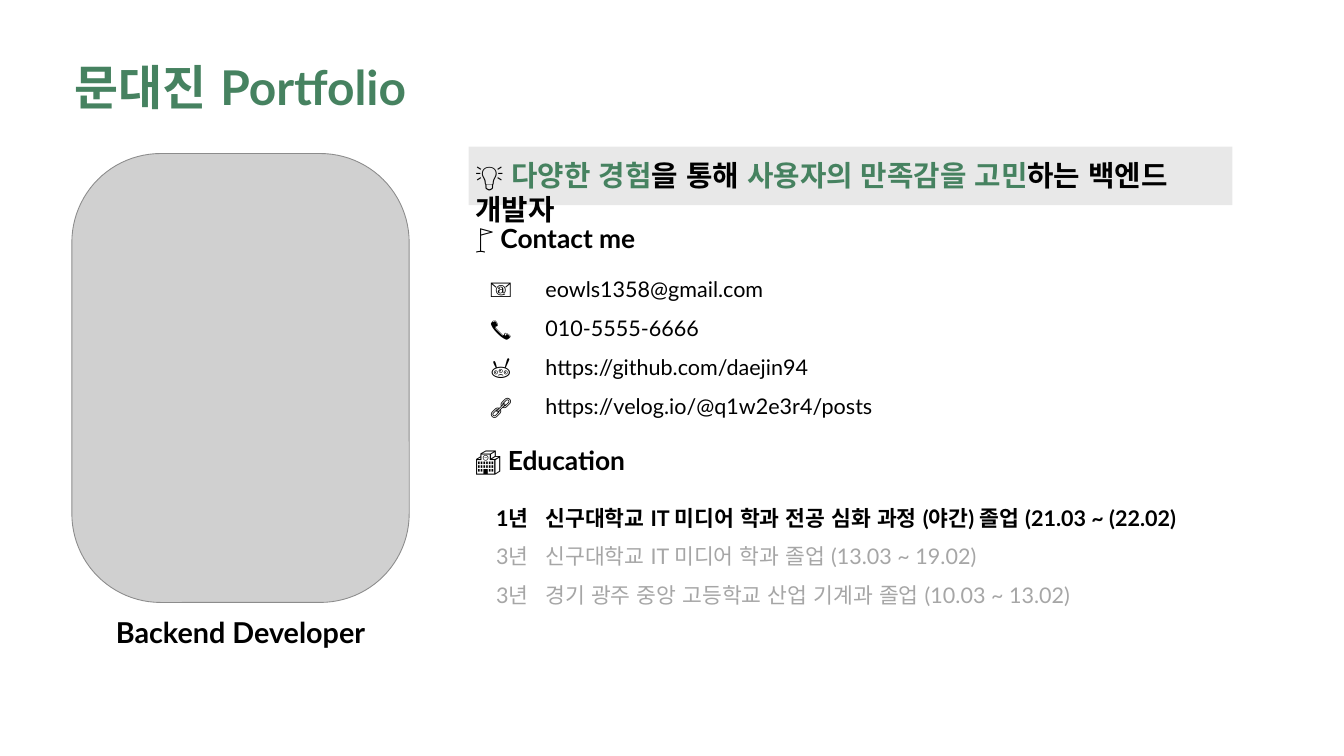
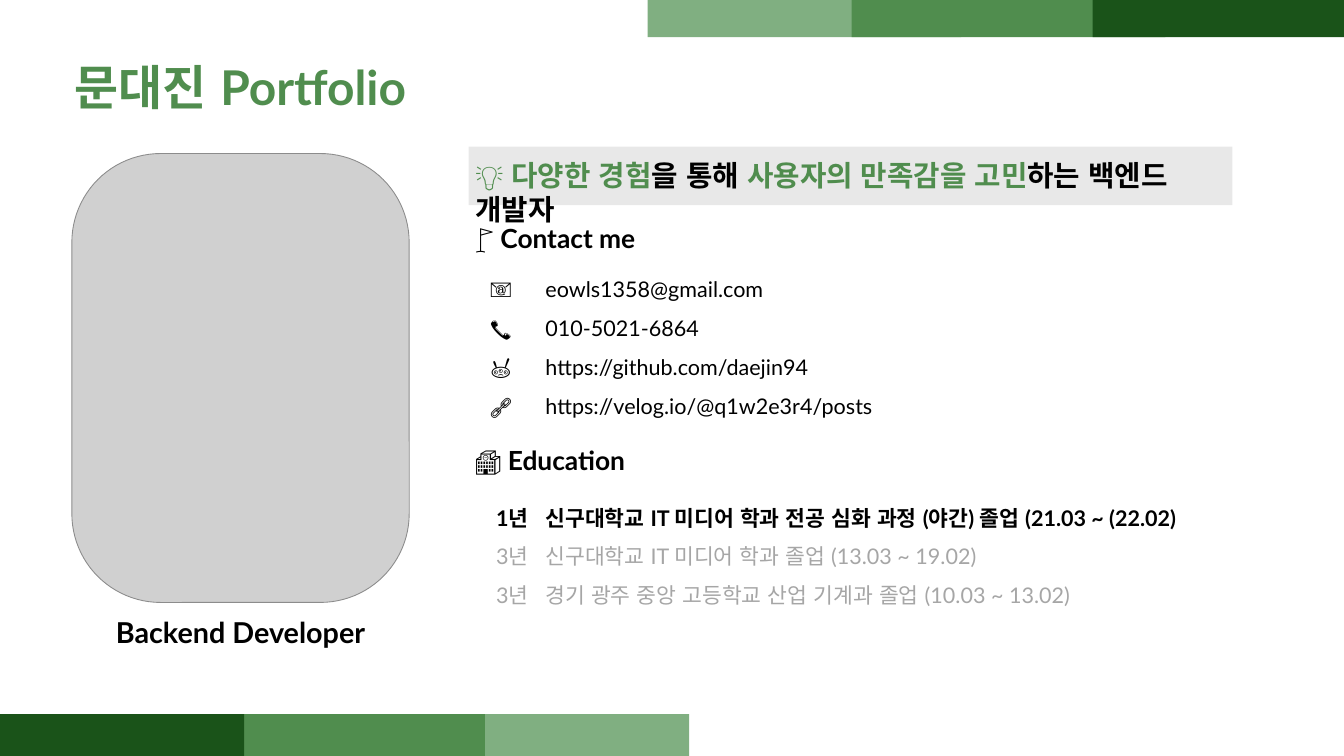
Before and after one commit to daejin94/daejin_port_folio, a slide deck: slide 1 of 문대진_포트폴리오용.pptx. Drawn at 1344x756 pixels with LibreOffice and Linux fonts; fonts in the diff are those of the drawing; grey boxes stand for pictures. Boxes give left, top, right and bottom in pixels: in the first picture for what was removed or moved away, otherwise in the second. Text is boxed around its words. In the diff, an @@ line names an element or a change of style, - is before the commit and + after.

```diff
--- a/문대진_포트폴리오용.pptx
+++ b/문대진_포트폴리오용.pptx
@@ rectangle added at <box>647,0,961,37</box>, fill #80AF81 @@
@@ rectangle added at <box>852,0,1166,37</box>, fill #508D4E @@
@@ rectangle added at <box>1092,0,1344,37</box>, fill #1A5319 @@
@@ text "문대진 Portfolio" at <box>75,65,406,109</box>: text colour #468260 to #508D4E @@
@@ text "💡 다양한 경험을 통해 사용자의 ..." at <box>475,161,1167,229</box>: text colour #000000 to #508D4E in "💡"; text colour #468260 to #508D4E in "다양한 경험을 사용자의 만족감을 고민하는" @@
@@ text at <box>545,320,698,336</box>: text changed @@
-010-5555-6666
+010-5021-6864
@@ rectangle added at <box>0,714,244,756</box>, fill #1A5319 @@
@@ rectangle added at <box>172,714,485,756</box>, fill #508D4E @@
@@ rectangle added at <box>376,714,690,756</box>, fill #80AF81 @@
```
Also in this commit, not shown: 9 other slides changed, 1 slide added.
